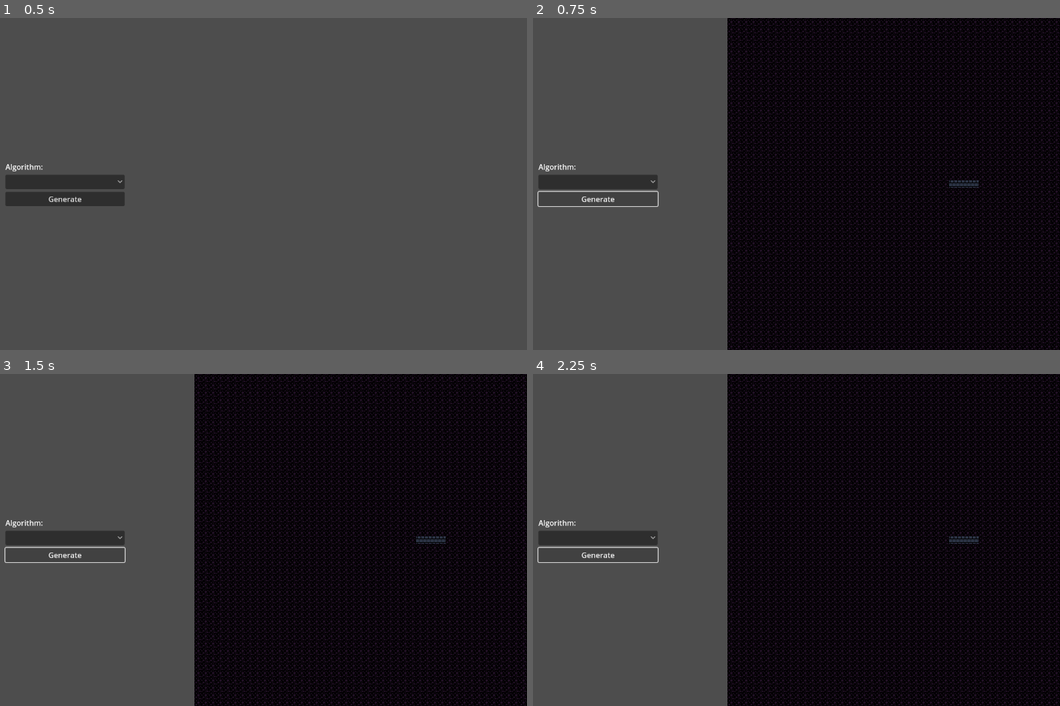
Above: before the commit, frames 1-4 (two rows, left to right).
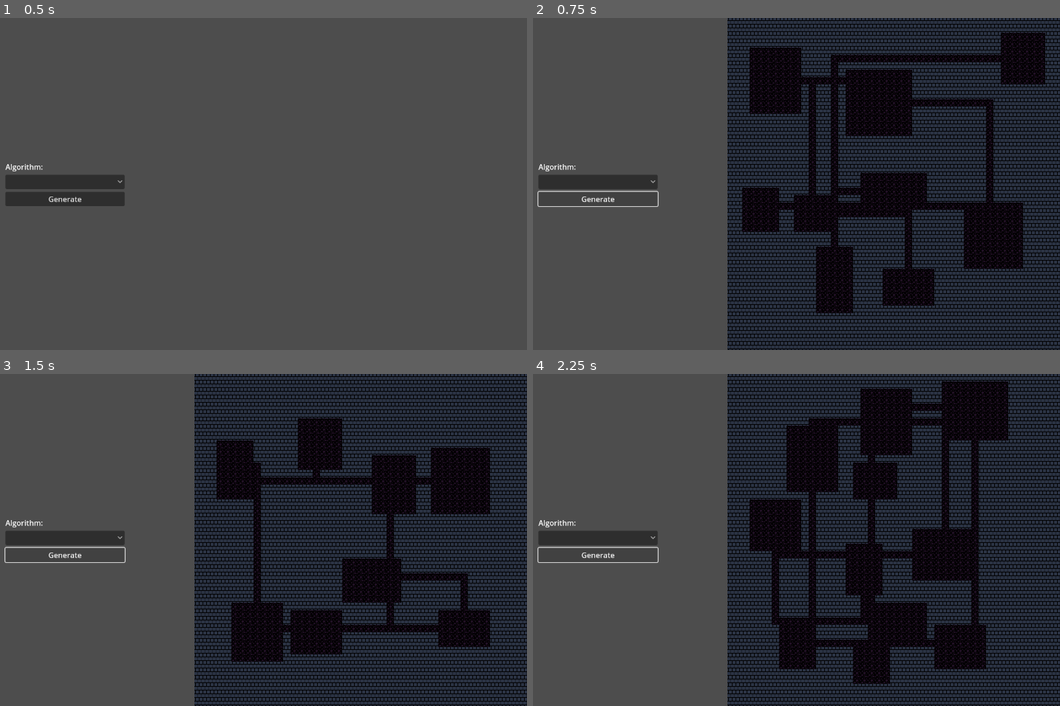
Above: after the commit, the same moments.

Repository: klistwan/COMP4121
Game: Godot game, scene res://src/main.tscn
The game is run twice, just before and just after one commit, with the same random seed, the same clock (stepped at 60 frames per second) and the same inputs.
Inputs:
- Up to frame 1 (0.5 s): no input
- Up to frame 2 (0.75 s): click "Generate" at 0.5 s
- Up to frame 3 (1.5 s): click "Generate" at 1.25 s
- Up to frame 4 (2.25 s): click "Generate" at 2 s

Frame 1 is identical in both runs. In frame 2, 34% of the frame differs, in the area x 36-100%, y 0-100%; in frame 3, 36%; in frame 4, 32%.

Commit message:
Add random room placement algorithm

Diff:
--- /dev/null
+++ b/src/map/dungeon_generator.gd
@@ -0,0 +1,88 @@
+# Original source: https://github.com/SelinaDev/Godot-Roguelike-Tutorial
+# Author: SelinaDev
+class_name DungeonGenerator
+extends Node
+
+@export_category("Map Dimensions")
+@export var map_width: int = 45
+@export var map_height: int = 45
+
+@export_category("Rooms RNG")
+@export var max_rooms: int = 30
+@export var room_max_size: int = 10
+@export var room_min_size: int = 6
+
+var _rng := RandomNumberGenerator.new()
+
+
+func _ready() -> void:
+	_rng.randomize()
+
+
+func generate_dungeon() -> MapData:
+	var dungeon := MapData.new(map_width, map_height)
+
+	var rooms: Array[Rect2i] = []
+
+	for _try_room in max_rooms:
+		var room_width: int = _rng.randi_range(room_min_size, room_max_size)
+		var room_height: int = _rng.randi_range(room_min_size, room_max_size)
+
+		var x: int = _rng.randi_range(0, dungeon.width - room_width - 1)
+		var y: int = _rng.randi_range(0, dungeon.height - room_height - 1)
+
+		var new_room := Rect2i(x, y, room_width, room_height)
+
+		var has_intersections := false
+		for room in rooms:
+			# Rect2i.intersects() checks for overlapping points. In order to allow bordering rooms one room is shrunk.
+			if room.intersects(new_room):
+				has_intersections = true
+				break
+		if has_intersections:
+			continue
+
+		_carve_room(dungeon, new_room)
+
+		if !rooms.is_empty():
+			_tunnel_between(dungeon, rooms.back().get_center(), new_room.get_center())
+
+		rooms.append(new_room)
+
+	return dungeon
+
+
+func _carve_room(dungeon: MapData, room: Rect2i) -> void:
+	var inner: Rect2i = room.grow(-1)
+	for y in range(inner.position.y, inner.end.y + 1):
+		for x in range(inner.position.x, inner.end.x + 1):
+			_carve_tile(dungeon, x, y)
+
+
+func _tunnel_horizontal(dungeon: MapData, y: int, x_start: int, x_end: int) -> void:
+	var x_min: int = mini(x_start, x_end)
+	var x_max: int = maxi(x_start, x_end)
+	for x in range(x_min, x_max + 1):
+		_carve_tile(dungeon, x, y)
+
+
+func _tunnel_vertical(dungeon: MapData, x: int, y_start: int, y_end: int) -> void:
+	var y_min: int = mini(y_start, y_end)
+	var y_max: int = maxi(y_start, y_end)
+	for y in range(y_min, y_max + 1):
+		_carve_tile(dungeon, x, y)
+
+
+func _tunnel_between(dungeon: MapData, start: Vector2i, end: Vector2i) -> void:
+	if _rng.randf() < 0.5:
+		_tunnel_horizontal(dungeon, start.y, start.x, end.x)
+		_tunnel_vertical(dungeon, end.x, start.y, end.y)
+	else:
+		_tunnel_vertical(dungeon, start.x, start.y, end.y)
+		_tunnel_horizontal(dungeon, end.y, start.x, end.x)
+
+
+func _carve_tile(dungeon: MapData, x: int, y: int) -> void:
+	var tile_position = Vector2i(x, y)
+	var tile: Tile = dungeon.get_tile(tile_position)
+	tile.set_tile_type(dungeon.TILE_TYPES.floor)
--- a/src/map/map.gd
+++ b/src/map/map.gd
@@ -3,14 +3,13 @@
 class_name Map
 extends Node2D
 
-@export var map_width: int = 45
-@export var map_height: int = 45
+var map_data: MapData
 
-var map_data: MapData
+@onready var dungeon_generator: DungeonGenerator = $DungeonGenerator
 
 
 func generate() -> void:
-	map_data = MapData.new(map_width, map_height)
+	map_data = dungeon_generator.generate_dungeon()
 	_place_tiles()
 
 
--- a/src/map/map.tscn
+++ b/src/map/map.tscn
@@ -1,6 +1,10 @@
-[gd_scene load_steps=2 format=3 uid="uid://cbt6jydkag1v7"]
+[gd_scene load_steps=3 format=3 uid="uid://cbt6jydkag1v7"]
 
 [ext_resource type="Script" path="res://src/map/map.gd" id="1_jul0w"]
+[ext_resource type="Script" path="res://src/map/dungeon_generator.gd" id="2_862uu"]
 
 [node name="Map" type="Node2D"]
 script = ExtResource("1_jul0w")
+
+[node name="DungeonGenerator" type="Node" parent="."]
+script = ExtResource("2_862uu")
--- a/src/map/map_data.gd
+++ b/src/map/map_data.gd
@@ -24,11 +24,8 @@
 	for y in height:
 		for x in width:
 			var tile_position := Vector2i(x, y)
-			var tile := Tile.new(tile_position, TILE_TYPES.floor)
+			var tile := Tile.new(tile_position, TILE_TYPES.wall)
 			tiles.append(tile)
-	for x in range(30, 34):
-		var tile: Tile = get_tile(Vector2i(x, 22))
-		tile.set_tile_type(TILE_TYPES.wall)
 
 
 func get_tile(grid_position: Vector2i) -> Tile:
